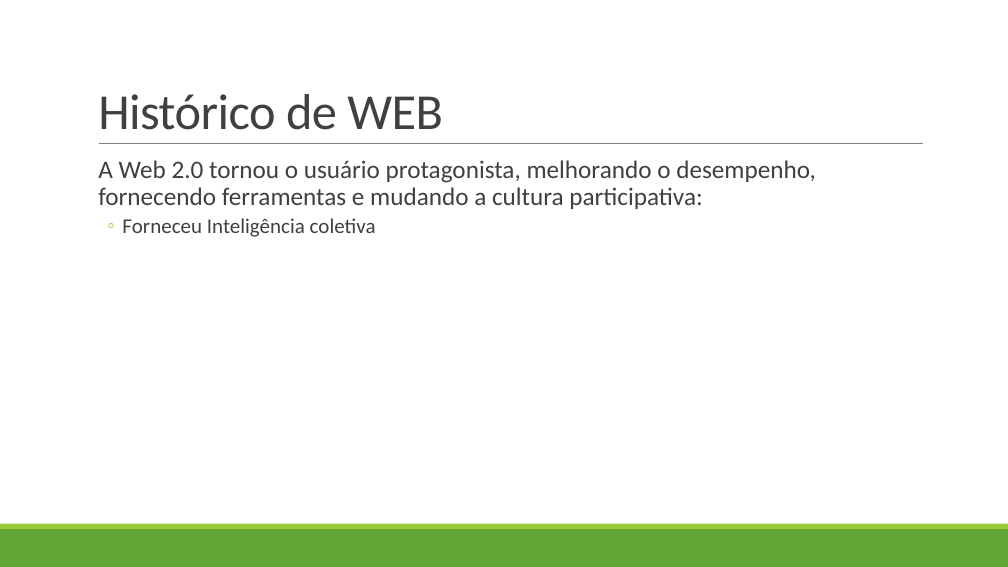
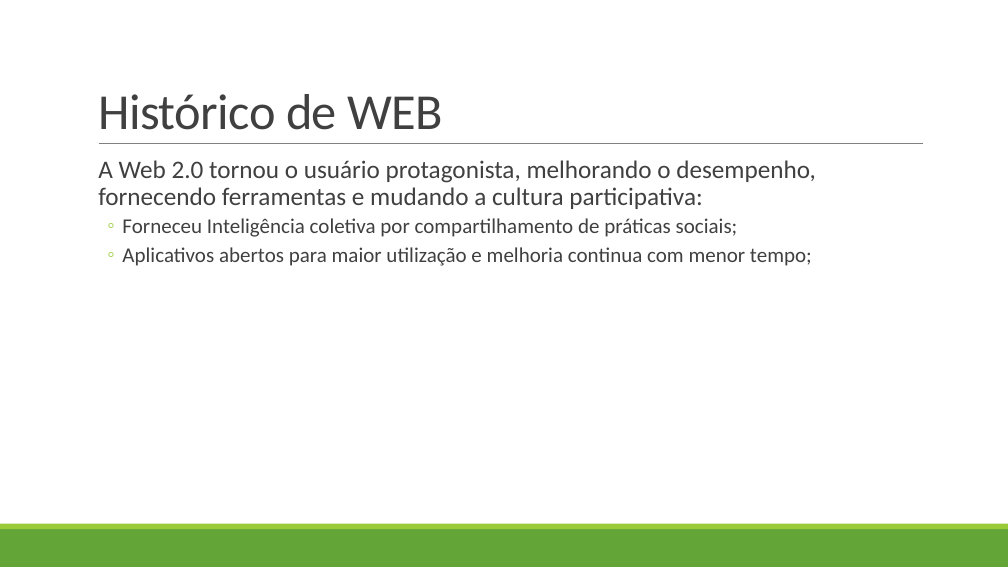
Before and after one commit to LucasHerculanoAmaro/Minhas-Aulas, a slide deck: slide 12 of Euripedes Simões de Paula/Gestão de Conteúdo WEB II/Aula 2/Web 2.0 e mídia social.pptx. Drawn at 1008x567 pixels with LibreOffice and Linux fonts; fonts in the diff are those of the drawing. Boxes give left, top, right and bottom in pixels: in the first picture for what was removed or moved away, otherwise in the second. Text is boxed around its words. In the diff, an @@ line names an element or a change of style, - is before the commit and + after.

```diff
--- a/Euripedes Simões de Paula/Gestão de Conteúdo WEB II/Aula 2/Web 2.0 e mídia social.pptx
+++ b/Euripedes Simões de Paula/Gestão de Conteúdo WEB II/Aula 2/Web 2.0 e mídia social.pptx
@@ text at (122, 218, 812, 266): text changed @@
-  ◦ Forneceu Inteligência coletiva
+  ◦ Forneceu Inteligência coletiva por compartilhamento de práticas sociais;
+  ◦ Aplicativos abertos para maior utilização e melhoria continua com menor tempo;
```
Also in this commit, not shown: 7 slides added, 1 other file.
